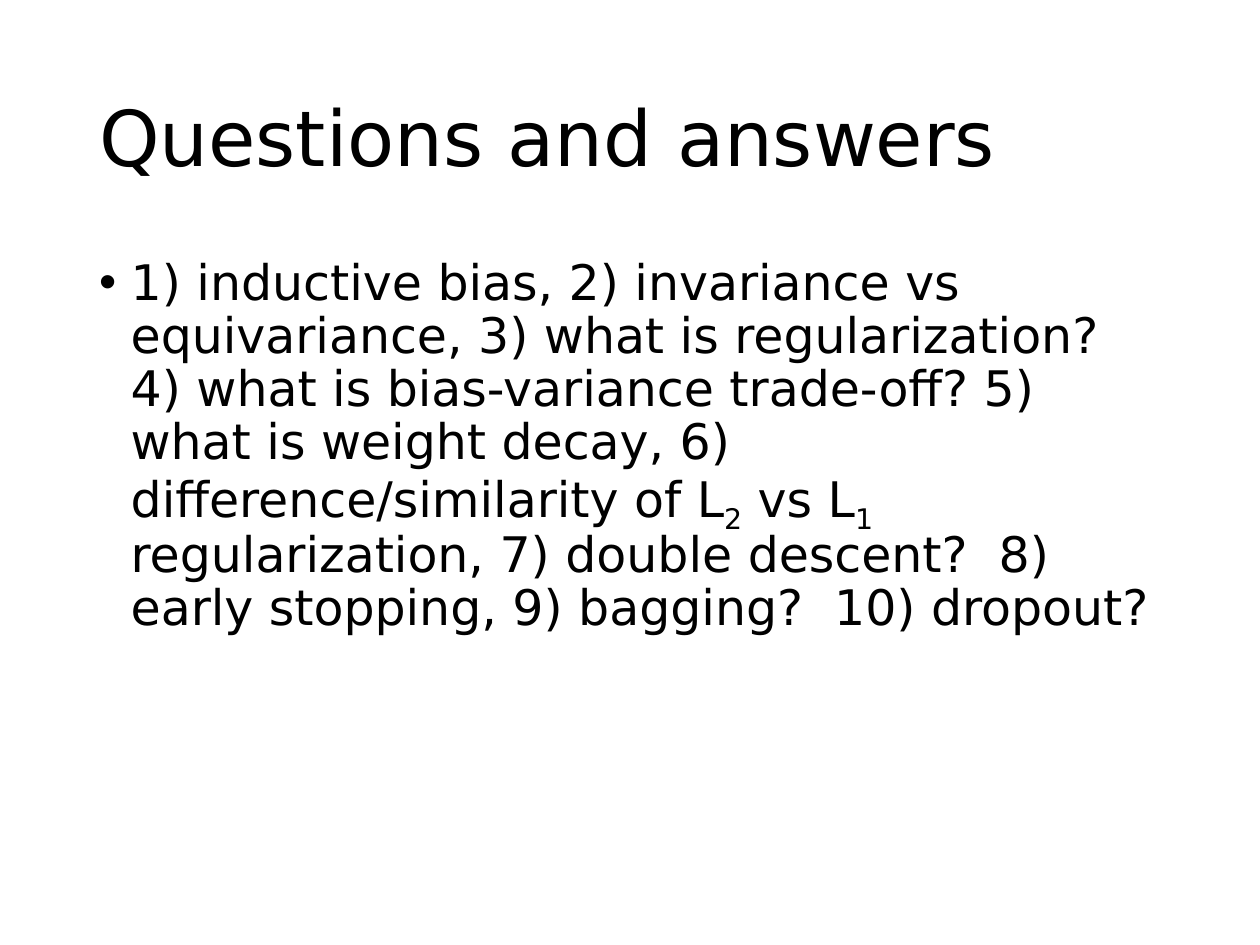
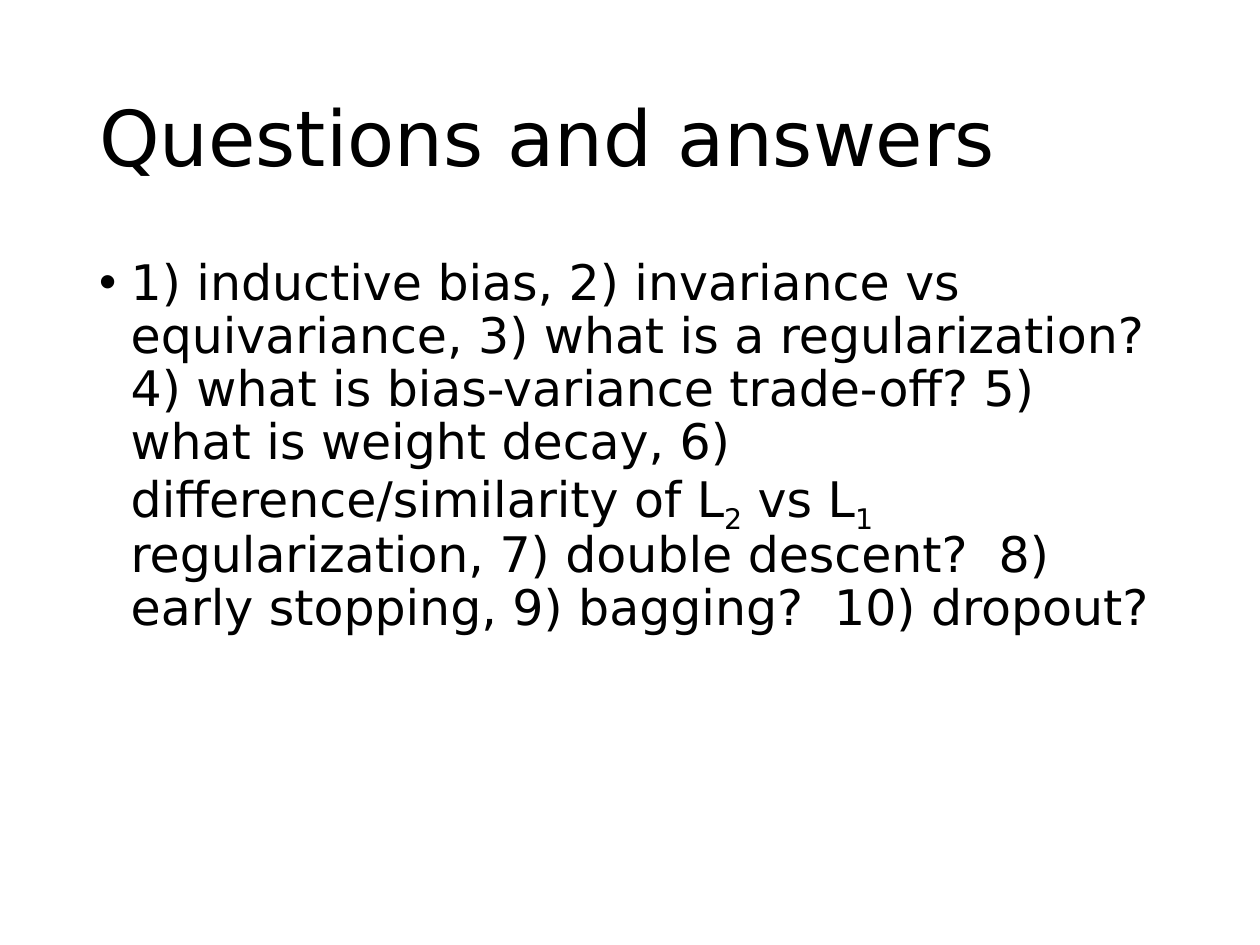
Before and after one commit to phywjs/phywjs.github.io, a slide deck: slide 20 of AIS5103/ML-slide-6.pptx. Drawn at 1260x945 pixels with LibreOffice and Linux fonts; fonts in the diff are those of the drawing. Boxes give left, top, right and bottom in pixels: in the first picture for what was removed or moved away, otherwise in the second. Text is boxed around its words. In the diff, an @@ line names an element or a change of style, - is before the commit and + after.

```diff
--- a/AIS5103/ML-slide-6.pptx
+++ b/AIS5103/ML-slide-6.pptx
@@ text at bbox=[131, 262, 1148, 636]: text changed @@
-• 1) inductive bias, 2) invariance vs equivariance, 3) what is regularization? 4) what is bias-variance trade-off? 5) what is weight decay, 6) difference/similarity of L2 vs L1 regularization, 7) double descent? 8) early stopping, 9) bagging? 10) dropout?
+• 1) inductive bias, 2) invariance vs equivariance, 3) what is a regularization? 4) what is bias-variance trade-off? 5) what is weight decay, 6) difference/similarity of L2 vs L1 regularization, 7) double descent? 8) early stopping, 9) bagging? 10) dropout?
```
Also in this commit, not shown: 5 other slides changed, 2 other files.
